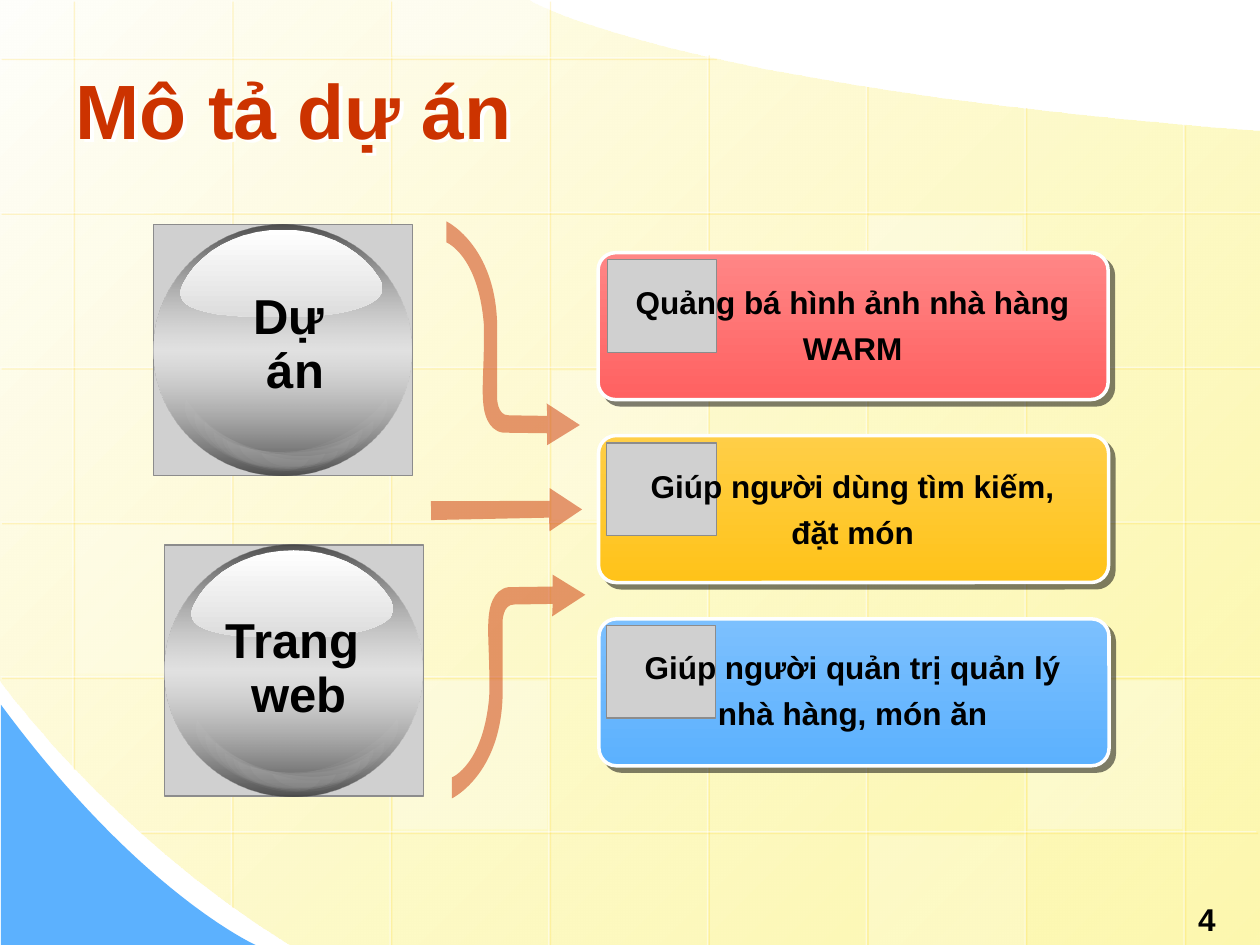
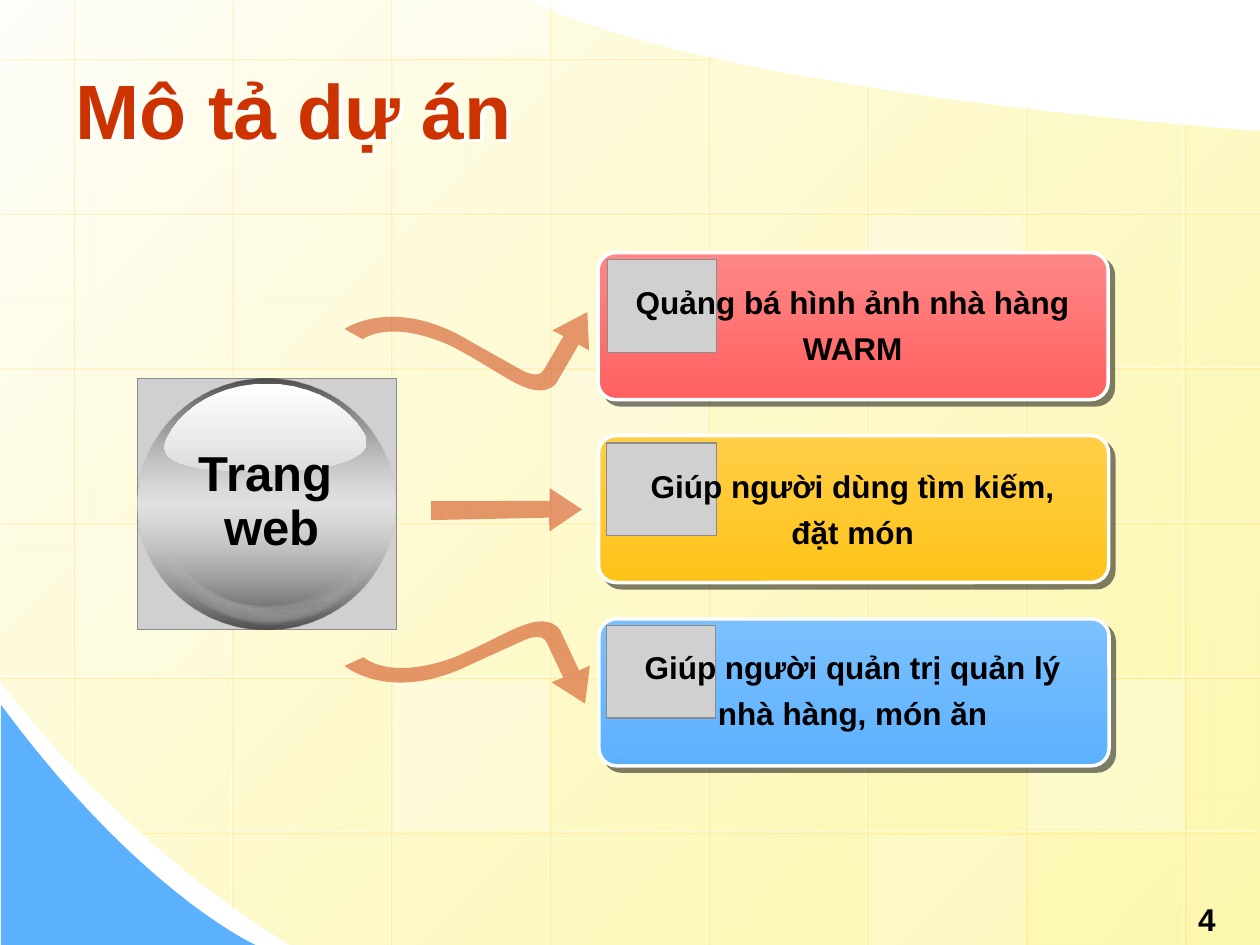
Before and after one commit to wycon/tkgd2008, a slide deck: slide 4 of PA4/4. Slide/WARM.pptx. Drawn at 1260x945 pixels with LibreOffice and Linux fonts; fonts in the diff are those of the drawing; grey boxes stand for pictures; background and template pictures are left out. Boxes give left, top, right and bottom in pixels: in the first picture for what was removed or moved away, otherwise in the second. Text is boxed around its words. In the diff, an @@ line names an element or a change of style, - is before the commit and + after.

```diff
--- a/PA4/4. Slide/WARM.pptx
+++ b/PA4/4. Slide/WARM.pptx
@@ freeform shape at bbox=[345, 212, 605, 438]: rotation 270 to 209 degrees; outline redrawn @@
@@ text removed at bbox=[253, 300, 324, 389] @@
-Dự
-án
@@ picture: place and size @@
-picture at bbox=[165, 546, 425, 796]
+picture at bbox=[137, 378, 397, 629]
@@ ellipse: place and size @@
-ellipse at bbox=[165, 546, 422, 798]
+ellipse at bbox=[137, 378, 394, 630]
@@ freeform shape: place and size @@
-freeform shape at bbox=[192, 551, 393, 638]
+freeform shape at bbox=[165, 383, 367, 470]
@@ group removed at bbox=[154, 224, 413, 489]: 8 moons, 1 picture, 1 ellipse, 1 freeform shape @@
@@ 8 moons, 1 text: place and size @@
-8 moons, 1 text at bbox=[190, 624, 410, 809]
+8 moons, 1 text at bbox=[163, 457, 384, 642]
@@ freeform shape at bbox=[344, 573, 603, 787]: rotation 270 to 335 degrees; outline redrawn @@
```
Also in this commit, not shown: 1 other slide changed, 2 other files.
